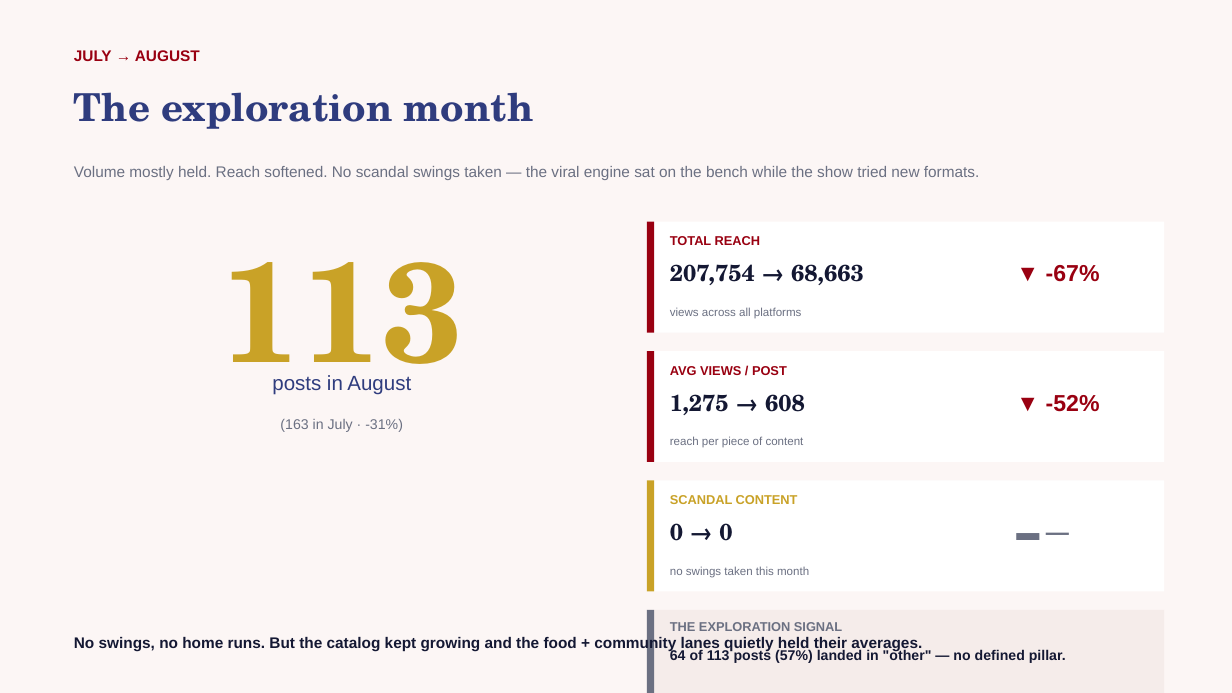
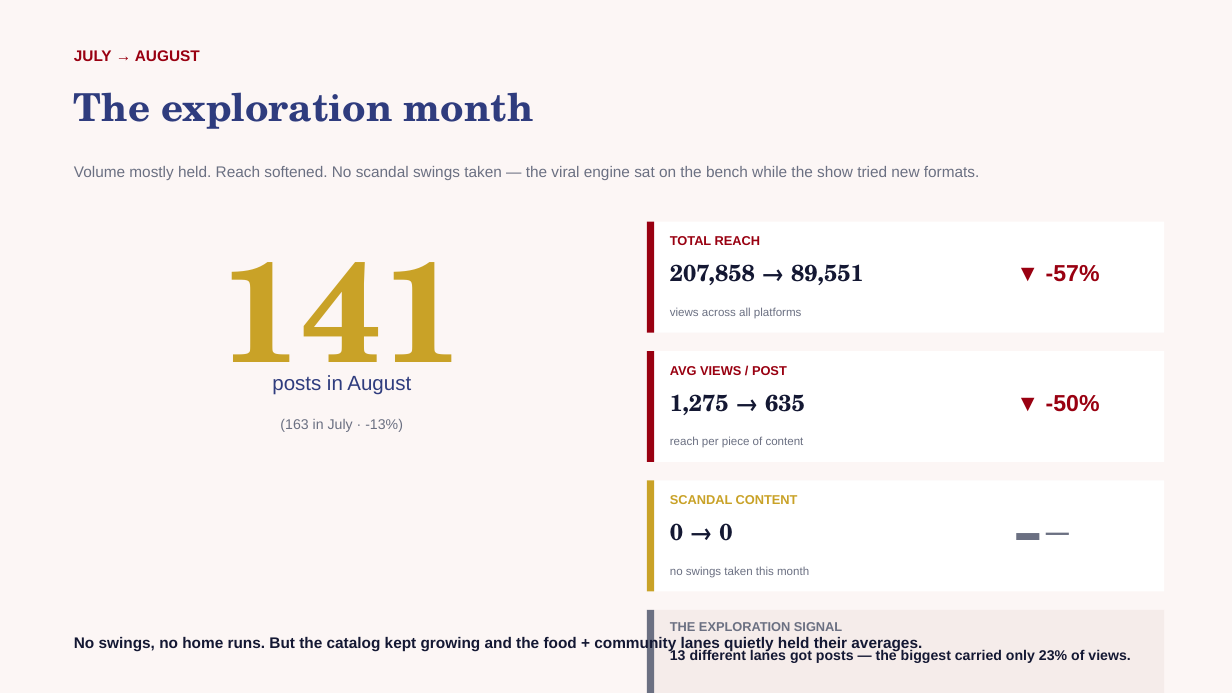
Before and after one commit to zvmmer/talking-downey-kpis, a slide deck: slide 3 of MONTHLY_REPORT_2026-08.pptx. Drawn at 1232x693 pixels with LibreOffice and Linux fonts; fonts in the diff are those of the drawing. Boxes give left, top, right and bottom in pixels: in the first picture for what was removed or moved away, otherwise in the second. Text is boxed around its words. In the diff, an @@ line names an element or a change of style, - is before the commit and + after.

Commit message:
Rebuild July/Aug monthly decks with new taxonomy; replace stale 57%-other narrative with data-driven text

```diff
--- a/MONTHLY_REPORT_2026-08.pptx
+++ b/MONTHLY_REPORT_2026-08.pptx
@@ text at <box>220,262,463,395</box>: text changed @@
-113
+141
@@ text at <box>670,264,864,285</box>: text changed @@
-207,754 → 68,663
+207,858 → 89,551
@@ text at <box>1046,265,1100,282</box>: text changed @@
-▼ -67%
+▼ -57%
@@ text at <box>280,419,403,432</box>: text changed @@
-(163 in July · -31%)
+(163 in July · -13%)
@@ text at <box>670,394,805,415</box>: text changed @@
-1,275 → 608
+1,275 → 635
@@ text at <box>1046,395,1100,412</box>: text changed @@
-▼ -52%
+▼ -50%
@@ text at <box>670,649,1130,663</box>: text changed @@
-64 of 113 posts (57%) landed in "other" — no defined pillar.
+13 different lanes got posts — the biggest carried only 23% of views.
```
Also in this commit, not shown: 5 other slides changed, 3 other files.
